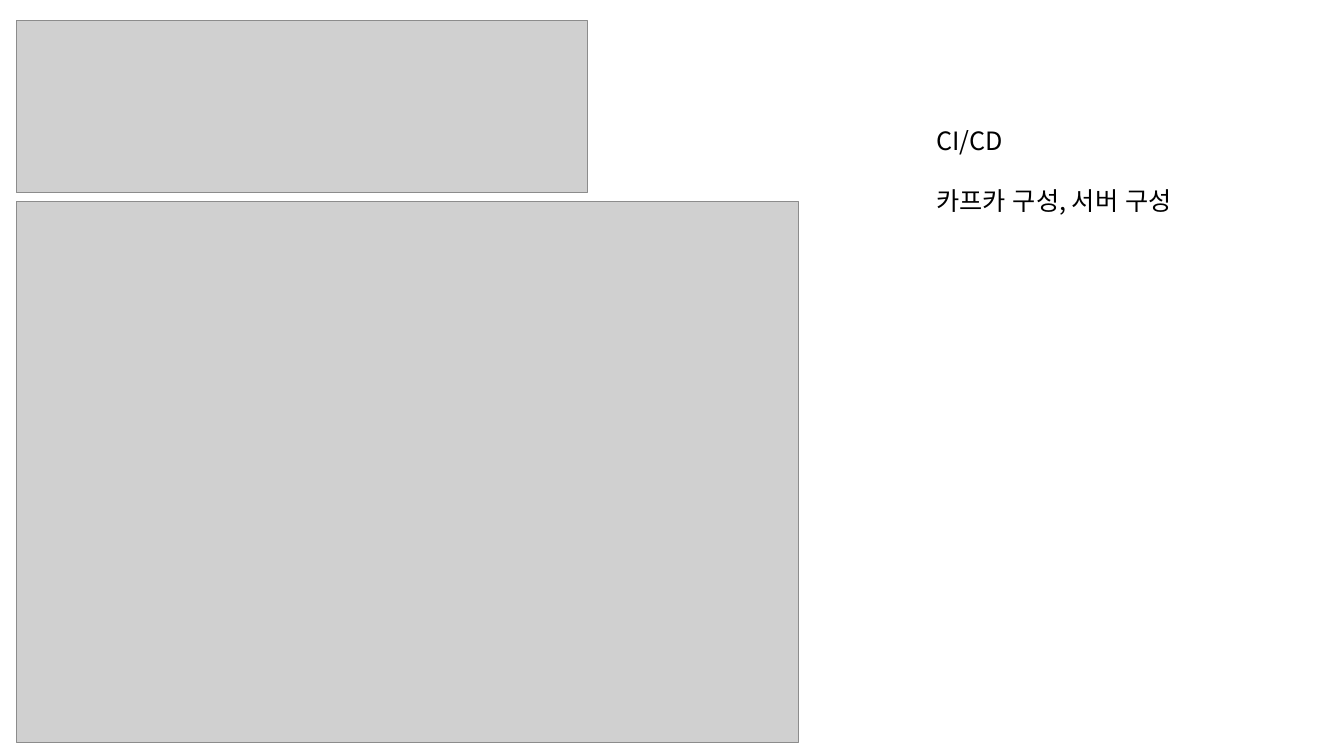
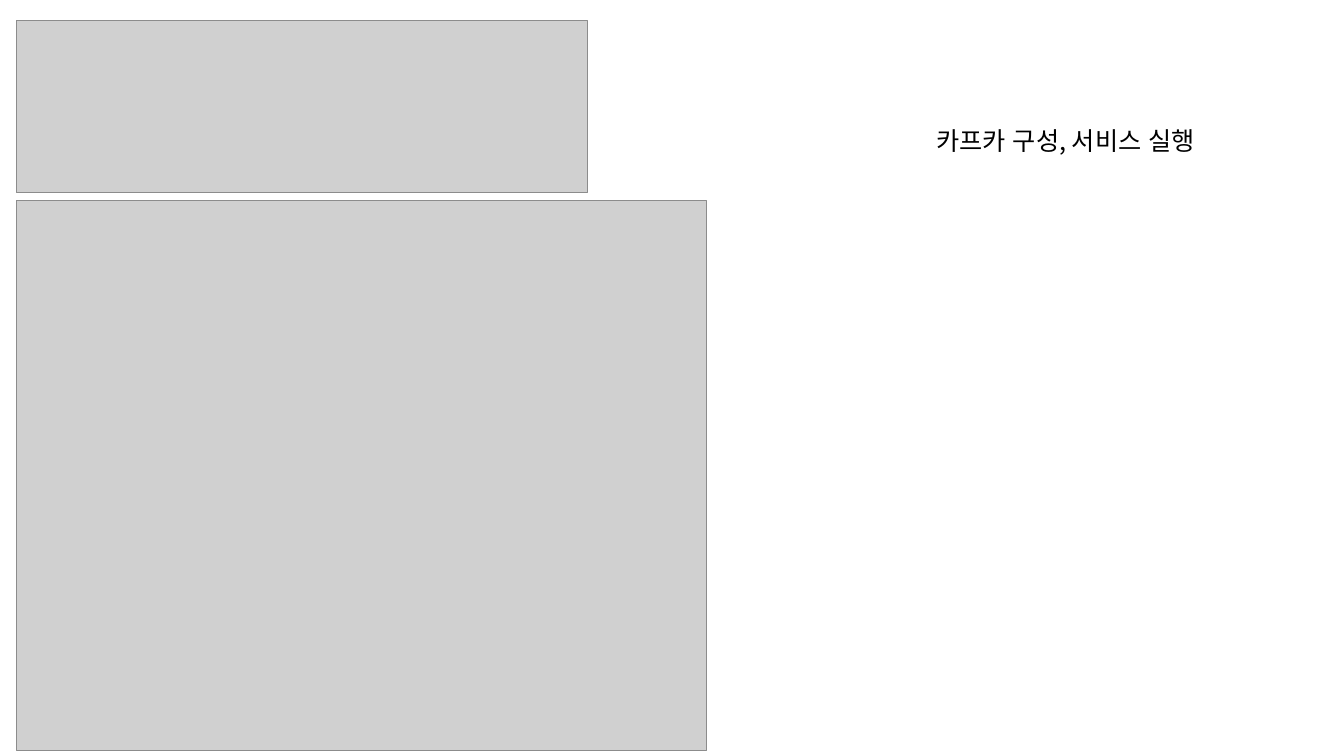
Before and after one commit to hwang-mh/report, a slide deck: slide 4 of 개인 과제.pptx. Drawn at 1344x756 pixels with LibreOffice and Linux fonts; fonts in the diff are those of the drawing; grey boxes stand for pictures. Boxes give left, top, right and bottom in pixels: in the first picture for what was removed or moved away, otherwise in the second. Text is boxed around its words. In the diff, an @@ line names an element or a change of style, - is before the commit and + after.

```diff
--- a/개인 과제.pptx
+++ b/개인 과제.pptx
@@ text at [936, 129, 1195, 155]: text changed @@
-CI/CD
-카프카 구성, 서버 구성
+카프카 구성, 서비스 실행
@@ picture: place and size @@
-picture at [16, 202, 799, 743]
+picture at [16, 201, 707, 751]
```
